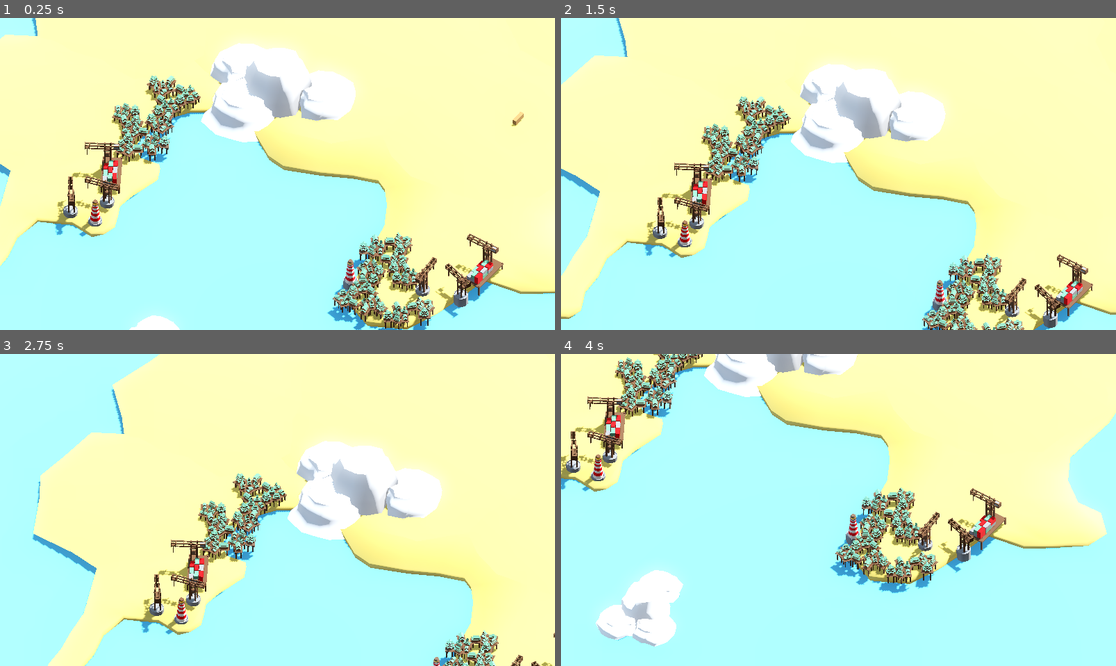
Above: before the commit, frames 1-4 (two rows, left to right).
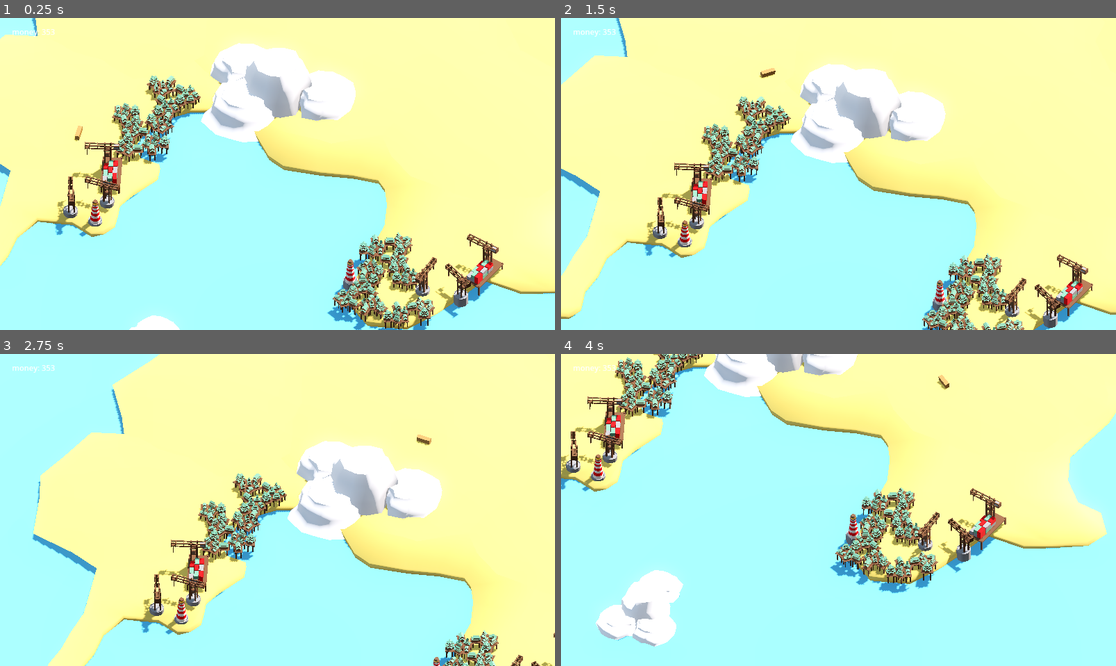
Above: after the commit, the same moments.

Repository: Nathan-Projets/gmtk-2025
Game: Godot game, scene res://levels/main.tscn
Same seed, same stepped clock (60 frames per second), same inputs: the game is played once before the commit and once after it. This scene is started directly instead of the project's main scene.
Inputs (mouse positions are in pixels of both pictures, inside the frame that each line leads up to):
- Up to frame 1 (0.25 s): no input
- Up to frame 2 (1.5 s): move the mouse to (960, 158) at 0.52 s; click (960, 158) at 0.67 s; drag from (727, 189) to (810, 236) at 1.27 s
- Up to frame 3 (2.75 s): move the mouse to (333, 441) at 2.02 s; click (333, 441) at 2.17 s
- Up to frame 4 (4 s): drag from (810, 572) to (672, 463) at 2.77 s; tap Enter at 3.5 s; move the mouse to (1005, 556) at 3.52 s; click (1005, 556) at 3.67 s

The runs differ from the first frame. In frame 1, 0.2% of the frame differs, in the area x 0-95%, y 3-91%; in frame 2, 0.1%; in frame 3, 0.1%; in frame 4, 0.1%.

Commit message:
feat: add quality-based reward on delivery

Diff:
--- /dev/null
+++ b/Messenger.gd
@@ -0,0 +1,3 @@
+extends Node
+
+signal delivery_done(reward)
--- a/levels/main.tscn
+++ b/levels/main.tscn
@@ -1,10 +1,13 @@
-[gd_scene load_steps=13 format=3 uid="uid://cr8qotc4rn50p"]
+[gd_scene load_steps=16 format=3 uid="uid://cr8qotc4rn50p"]
 
 [ext_resource type="PackedScene" uid="uid://ijowhrbicyp" path="res://scenes/map.tscn" id="1_wdj6m"]
 [ext_resource type="PackedScene" uid="uid://chwmmha3vnd68" path="res://scenes/track.tscn" id="2_wdj6m"]
 [ext_resource type="PackedScene" uid="uid://dk5j88gdto58j" path="res://scenes/switch.tscn" id="3_ifaiv"]
 [ext_resource type="PackedScene" uid="uid://dvu5qvc2navpw" path="res://scenes/train.tscn" id="3_l8qe7"]
 [ext_resource type="Script" uid="uid://b77s3yobngmtj" path="res://levels/camera.gd" id="5_ifaiv"]
+[ext_resource type="PackedScene" uid="uid://dgvyta4yftf8q" path="res://scenes/delivery_spot.tscn" id="6_5k4jt"]
+[ext_resource type="Script" uid="uid://jdmj0a1setkt" path="res://levels/system.gd" id="7_qy63d"]
+[ext_resource type="PackedScene" uid="uid://c7n3k800t46i4" path="res://ui/main_screen.tscn" id="8_6et1j"]
 
 [sub_resource type="ProceduralSkyMaterial" id="ProceduralSkyMaterial_l8qe7"]
 sky_horizon_color = Color(0.662243, 0.671743, 0.686743, 1)
@@ -42,20 +45,65 @@
 
 [node name="Main" type="Node3D"]
 
+[node name="AnchorCamera" type="Node3D" parent="."]
+transform = Transform3D(1, 0, 0, 0, 1, 0, 0, 0, 1, -394.57, -3.05176e-05, 509.721)
+script = ExtResource("5_ifaiv")
+
+[node name="Camera3D" type="Camera3D" parent="AnchorCamera"]
+transform = Transform3D(0.954589, -0.210665, 0.210665, 0, 0.707107, 0.707107, -0.297925, -0.674997, 0.674997, 75.0652, 298.885, 290.84)
+projection = 1
+current = true
+size = 352.435
+
 [node name="WorldEnvironment" type="WorldEnvironment" parent="."]
 environment = SubResource("Environment_ifaiv")
 
 [node name="DirectionalLight3D" type="DirectionalLight3D" parent="."]
 transform = Transform3D(-0.866023, -0.433016, 0.250001, 0, 0.499998, 0.866027, -0.500003, 0.749999, -0.43301, 0, 0, 0)
+light_color = Color(1, 0.896657, 0.858256, 1)
 shadow_enabled = true
+directional_shadow_max_distance = 360.0
 
 [node name="map" parent="." instance=ExtResource("1_wdj6m")]
 transform = Transform3D(0.00397939, 0, -0.999992, 0, 1, 0, 0.999992, 0, 0.00397939, 979.097, 14.2106, -239.925)
+metadata/_edit_lock_ = true
 
 [node name="water" type="MeshInstance3D" parent="."]
 transform = Transform3D(2000, 0, 0, 0, 1, 0, 0, 0, 2000, 0, 64.1519, 0)
 mesh = SubResource("PlaneMesh_l8qe7")
 metadata/_edit_lock_ = true
+
+[node name="switches" type="Node3D" parent="."]
+
+[node name="Switch" parent="switches" node_paths=PackedStringArray("turnout") instance=ExtResource("3_ifaiv")]
+transform = Transform3D(3, 0, 0, 0, 3, 0, 0, 0, 3, -165.436, 79.17, 475.745)
+monitoring = false
+comparator = 3
+turnout = NodePath("../../tracks/Track2")
+no_comparison = true
+
+[node name="Switch2" parent="switches" node_paths=PackedStringArray("turnout") instance=ExtResource("3_ifaiv")]
+transform = Transform3D(3, 0, 0, 0, 3, 0, 0, 0, 3, -459.758, 79.2481, 290.762)
+monitoring = false
+turnout = NodePath("../../tracks/Track")
+no_comparison = true
+
+[node name="deliveries" type="Node3D" parent="."]
+
+[node name="DeliverySpot" parent="deliveries" instance=ExtResource("6_5k4jt")]
+transform = Transform3D(1, 0, 0, 0, 1, 0, 0, 0, 1, 1.68072, 72.1519, 131.453)
+reward = 150.0
+time_target_ms = 4900.0
+
+[node name="DeliverySpot2" parent="deliveries" instance=ExtResource("6_5k4jt")]
+transform = Transform3D(1, 0, 0, 0, 1, 0, 0, 0, 1, -174.393, 72.3471, 616.845)
+reward = 100.0
+time_target_ms = 4500.0
+
+[node name="DeliverySpot3" parent="deliveries" instance=ExtResource("6_5k4jt")]
+transform = Transform3D(1, 0, 0, 0, 1, 0, 0, 0, 1, -632.439, 76.7403, 658.689)
+reward = 300.0
+time_target_ms = 10000.0
 
 [node name="tracks" type="Node3D" parent="."]
 
@@ -69,27 +117,18 @@
 
 [node name="Train" parent="." node_paths=PackedStringArray("current_track") instance=ExtResource("3_l8qe7")]
 transform = Transform3D(0.998306, 0, 0.0581739, 0, 1, 0, -0.0581739, 0, 0.998306, -620.08, 77.9914, 573.135)
-current_track = NodePath("../tracks/Track2")
+current_track = NodePath("../tracks/Track")
+stats = {
+"DEFENCE": 100.0,
+"SPEED": 150.0,
+"WEIGHT": 1000.0
+}
 
-[node name="Anchor" type="Node3D" parent="."]
-transform = Transform3D(1, 0, 0, 0, 1, 0, 0, 0, 1, -394.57, -3.05176e-05, 509.721)
-script = ExtResource("5_ifaiv")
+[node name="System" type="Node" parent="."]
+script = ExtResource("7_qy63d")
 
-[node name="Camera3D" type="Camera3D" parent="Anchor"]
-transform = Transform3D(0.954589, -0.210665, 0.210665, 0, 0.707107, 0.707107, -0.297925, -0.674997, 0.674997, 75.0652, 298.885, 290.84)
-projection = 1
-current = true
-size = 352.435
+[node name="MainScreen" parent="." node_paths=PackedStringArray("system") instance=ExtResource("8_6et1j")]
+system = NodePath("../System")
 
-[node name="Switch" parent="." node_paths=PackedStringArray("turnout") instance=ExtResource("3_ifaiv")]
-transform = Transform3D(3, 0, 0, 0, 3, 0, 0, 0, 3, -165.436, 79.17, 475.745)
-monitoring = false
-comparator = 3
-turnout = NodePath("../tracks/Track2")
-no_comparison = true
-
-[node name="Switch2" parent="." node_paths=PackedStringArray("turnout") instance=ExtResource("3_ifaiv")]
-transform = Transform3D(3, 0, 0, 0, 3, 0, 0, 0, 3, -459.758, 79.2481, 290.762)
-monitoring = false
-turnout = NodePath("../tracks/Track")
-no_comparison = true
+[editable path="deliveries/DeliverySpot"]
+[editable path="deliveries/DeliverySpot2"]
--- /dev/null
+++ b/levels/system.gd
@@ -0,0 +1,9 @@
+class_name GameSystem extends Node
+
+@export var purse: int = 0
+
+func _ready() -> void:
+	Messenger.delivery_done.connect(_on_delivery_reached)
+
+func _on_delivery_reached(reward):
+	purse += reward
--- a/project.godot
+++ b/project.godot
@@ -14,3 +14,11 @@
 run/main_scene="uid://dt0sn83q3qw1b"
 config/features=PackedStringArray("4.4", "Forward Plus")
 config/icon="res://icon.svg"
+
+[autoload]
+
+Messenger="*res://Messenger.gd"
+
+[global_group]
+
+DeliverySpots=""
--- a/scenes/delivery_spot.gd
+++ b/scenes/delivery_spot.gd
@@ -1,12 +1,10 @@
-extends Node3D
-
-signal delivery_reached(amount)
+class_name DeliverySpot extends Node3D
 
 @onready var area = $Area3D
 
 @export var reward = 10.0
+@export var time_target_ms = 3400.0
 
-func _on_area_3d_body_entered(_body: Area3D) -> void:
-	# var train = body.owner
-	# maybe do some checks on the stats or whatever
-	delivery_reached.emit(reward)
+func _on_area_3d_body_entered(body: Area3D) -> void:
+	if body.owner is Train:
+		body.owner.deliver(reward, time_target_ms)
--- a/scenes/delivery_spot.tscn
+++ b/scenes/delivery_spot.tscn
@@ -1,23 +1,18 @@
-[gd_scene load_steps=4 format=3 uid="uid://dgvyta4yftf8q"]
+[gd_scene load_steps=3 format=3 uid="uid://dgvyta4yftf8q"]
 
 [ext_resource type="Script" uid="uid://bkbojyjhtavqd" path="res://scenes/delivery_spot.gd" id="1_c5q55"]
 
-[sub_resource type="BoxMesh" id="BoxMesh_he0am"]
+[sub_resource type="BoxShape3D" id="BoxShape3D_he0am"]
+size = Vector3(100, 6, 100)
 
-[sub_resource type="BoxShape3D" id="BoxShape3D_he0am"]
-size = Vector3(14.1255, 5.72839, 14.7093)
-
-[node name="DeliverySpot" type="Node3D"]
+[node name="DeliverySpot" type="Node3D" groups=["DeliverySpots"]]
 script = ExtResource("1_c5q55")
-
-[node name="MeshInstance3D" type="MeshInstance3D" parent="."]
-transform = Transform3D(7, 0, 0, 0, 2, 0, 0, 0, 2.5, 0, 1, 0)
-mesh = SubResource("BoxMesh_he0am")
 
 [node name="Area3D" type="Area3D" parent="."]
 
 [node name="CollisionShape3D" type="CollisionShape3D" parent="Area3D"]
-transform = Transform3D(1, 0, 0, 0, 1, 0, 0, 0, 1, -0.786285, 2.3642, -0.674118)
+transform = Transform3D(1, 0, 0, 0, 1, 0, 0, 0, 1, -0.786, 0, -0.674)
 shape = SubResource("BoxShape3D_he0am")
+debug_color = Color(0, 0.6, 0.701961, 1)
 
 [connection signal="area_entered" from="Area3D" to="." method="_on_area_3d_body_entered"]
--- a/scenes/switch.gd
+++ b/scenes/switch.gd
@@ -16,10 +16,7 @@
 }
 
 func evaluate(stat: float) -> bool:
-	print("evaluate for stat:", stat)
-	print("target_value is:", target_value)
 	if no_comparison:
-		print("no comparison to do")
 		return true
 	match comparator:
 		Comparator.EQUAL:
@@ -29,7 +26,6 @@
 		Comparator.GREATER:
 			return stat > target_value
 		Comparator.GREATER_EQUAL:
-			print("GREATER_EQUAL:", stat >= target_value)
 			return stat >= target_value
 		Comparator.LESS:
 			return stat < target_value
--- a/scenes/train.gd
+++ b/scenes/train.gd
@@ -2,6 +2,14 @@
 
 @export var current_track: Path3D = null
 var track_follow: PathFollow3D = null
+
+@onready var last_delivery_time: int = Time.get_ticks_msec()
+@onready var cargo_integrity: float = 100.0
+@onready var cargo_condition: float = 100.0
+
+@onready var time_score = 1.0
+@onready var decision_score = 1.0
+@onready var condition_score = 1.0
 
 enum Stats {
 	SPEED,
@@ -16,6 +24,8 @@
 }
 
 func _ready() -> void:
+	randomize()
+
 	for child in current_track.get_children():
 		if child is PathFollow3D:
 			track_follow = child
@@ -52,3 +62,21 @@
 	var stat = get_stat(switch.get_source())
 	if stat != null and switch.evaluate(stat):
 		change_track(switch.turnout)
+
+func deliver(reward, time_target):
+	var now = Time.get_ticks_msec()
+	var time_spent_to_deliver = now - last_delivery_time
+
+	if time_spent_to_deliver <= time_target:
+		time_score = 1.0
+	else:
+		time_score =  max(0, 1.0 - ((time_spent_to_deliver - time_target) / time_target))
+
+	condition_score = cargo_condition / cargo_integrity
+
+	var random_score = randf_range(0.0, 0.3)
+	var quality_score = (time_score + condition_score + decision_score) / 3 + random_score
+	var money = floori(reward * quality_score)
+
+	last_delivery_time = now
+	Messenger.delivery_done.emit(money)
--- /dev/null
+++ b/ui/main_screen.gd
@@ -0,0 +1,20 @@
+extends CanvasLayer
+
+@export var system: GameSystem = null
+
+@onready var money_label: Label = $VBoxContainer/MoneyLabel
+
+func _ready() -> void:
+	Messenger.delivery_done.connect(_on_delivery_reached)
+
+	if system == null:
+		return
+	update_money(system.purse)
+
+func _on_delivery_reached(_reward):
+	if system == null:
+		return
+	update_money(system.purse)
+
+func update_money(new_amount: int):
+	money_label.text = str("money: ", new_amount)
--- /dev/null
+++ b/ui/main_screen.tscn
@@ -0,0 +1,22 @@
+[gd_scene load_steps=2 format=3 uid="uid://c7n3k800t46i4"]
+
+[ext_resource type="Script" uid="uid://3l2ufucyk8qp" path="res://ui/main_screen.gd" id="1_08ejt"]
+
+[node name="MainScreen" type="CanvasLayer"]
+script = ExtResource("1_08ejt")
+
+[node name="VBoxContainer" type="VBoxContainer" parent="."]
+anchors_preset = -1
+anchor_left = 0.022
+anchor_top = 0.026
+anchor_right = 0.168
+anchor_bottom = 0.375
+offset_left = -0.344002
+offset_top = 0.152
+offset_right = 0.463989
+offset_bottom = -1.52588e-05
+size_flags_horizontal = 0
+
+[node name="MoneyLabel" type="Label" parent="VBoxContainer"]
+layout_mode = 2
+text = "money: 0"
Not shown, added: Messenger.gd.uid
Not shown, added: assets/models/Map/mapv2.fbx.import
Not shown, added: levels/system.gd.uid
Not shown, added: ui/main_screen.gd.uid
